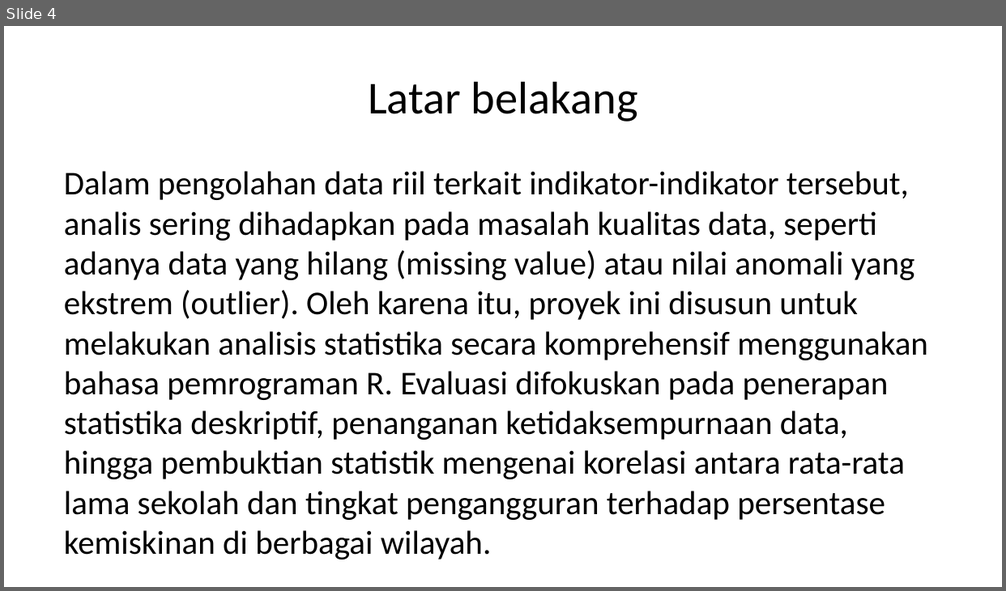
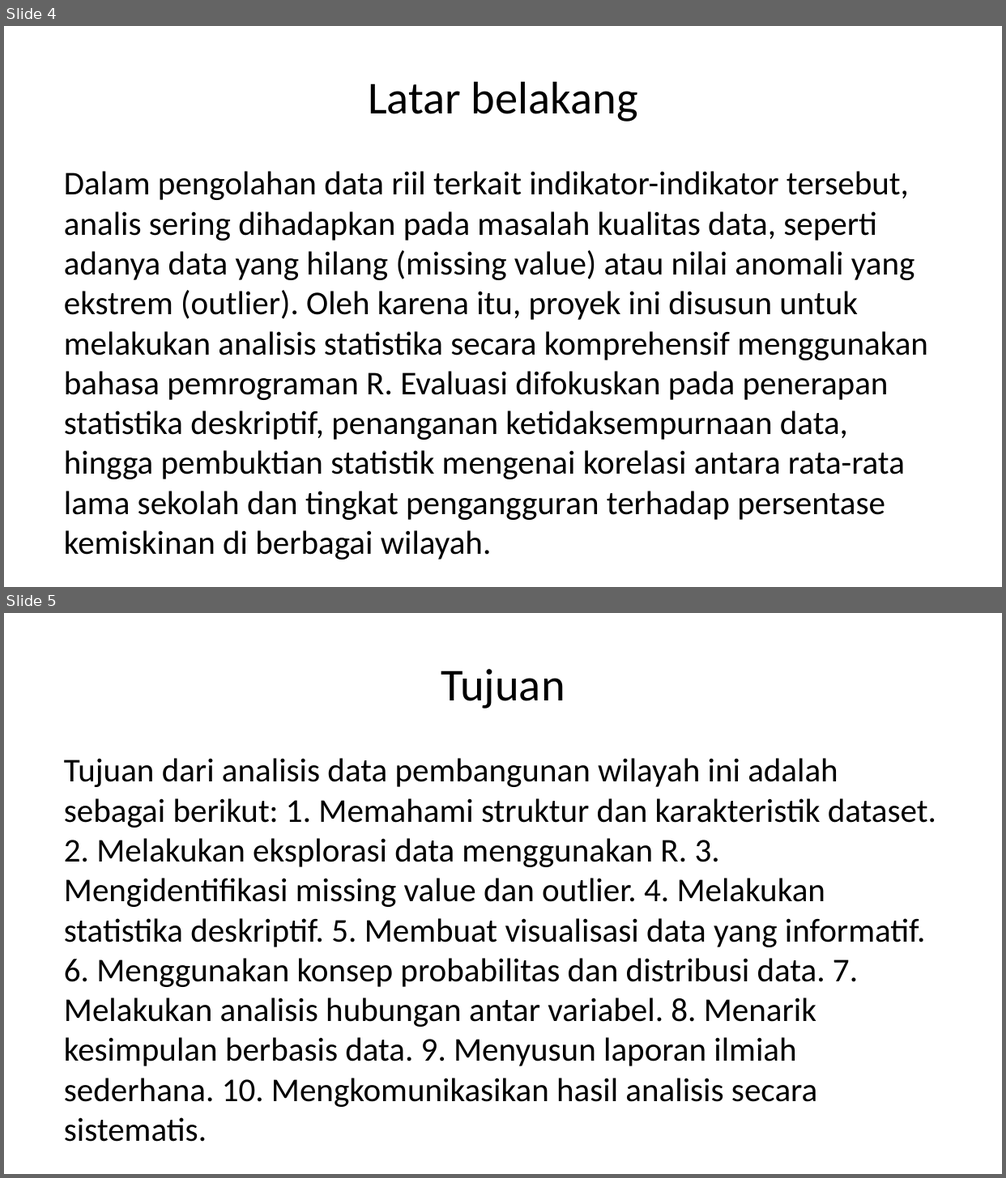
Before and after one commit to inbloom21/probstatproyekakhir, a slide deck: dokumen/PPT-Laporan.pptx. Shown one above the other, each under a label of ours: slide 4 before the commit, slides 4 and 5 after it. The pictures are 1006x591 and 1006x1178 pixels, drawn with LibreOffice and Linux fonts; fonts in the diff are those of the drawing. Boxes give left, top, right and bottom in pixels: in the first picture for what was removed or moved away, otherwise in the second. Text is boxed around its words. In the diff, an @@ line names an element or a change of style, - is before the commit and + after.

```diff
--- a/dokumen/PPT-Laporan.pptx
+++ b/dokumen/PPT-Laporan.pptx
@@ slide 5 added at [4,613,1002,1174], background #FFFFFF @@
@@ title added at [441,669,565,709], 33 pt, text #000000 @@
+Tujuan
@@ text added at [64,758,936,1107], 24 pt, text #000000 @@
+Tujuan dari analisis data pembangunan wilayah ini adalah sebagai berikut: 1. Memahami struktur dan karakteristik dataset. 2. Melakukan eksplorasi data menggunakan R. 3. Mengidentifikasi missing value dan outlier. 4. Melakukan statistika deskriptif. 5. Membuat visualisasi data yang informatif. 6. Menggunakan konsep probabilitas dan distribusi data. 7. Melakukan analisis hubungan antar variabel. 8. Menarik kesimpulan berbasis data. 9. Menyusun laporan ilmiah sederhana. 10. Mengkomunikasikan hasil analisis secara sistematis.
```
Also in this commit, not shown: 3 other slides added, 5 slides removed, 2 other files.
